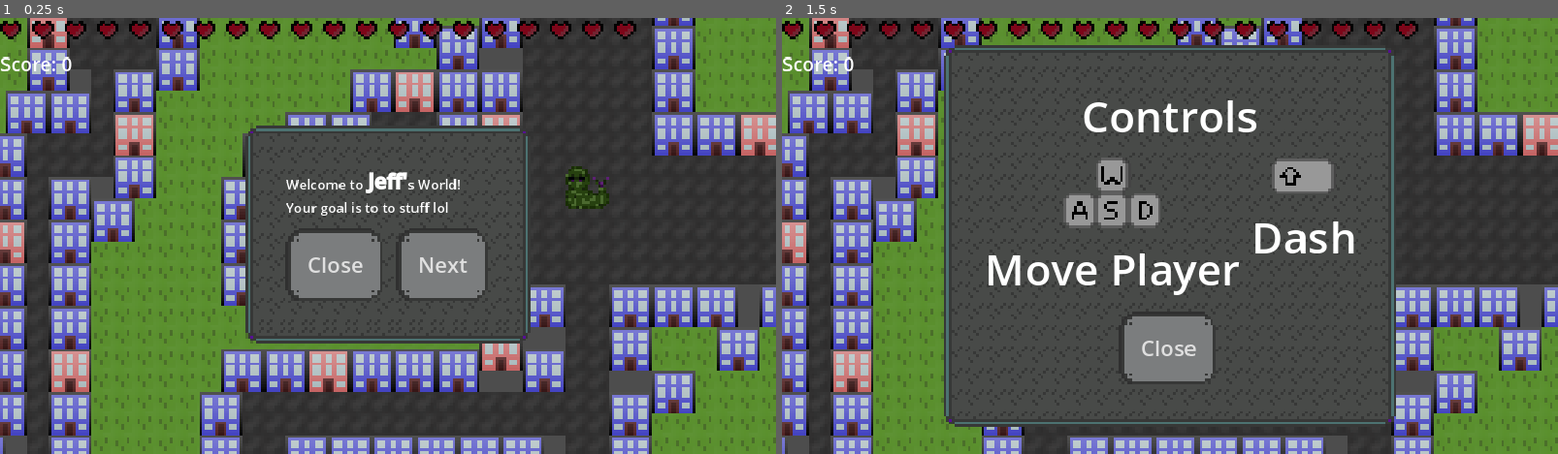
Above: before the commit, frames 1-2 (left to right).
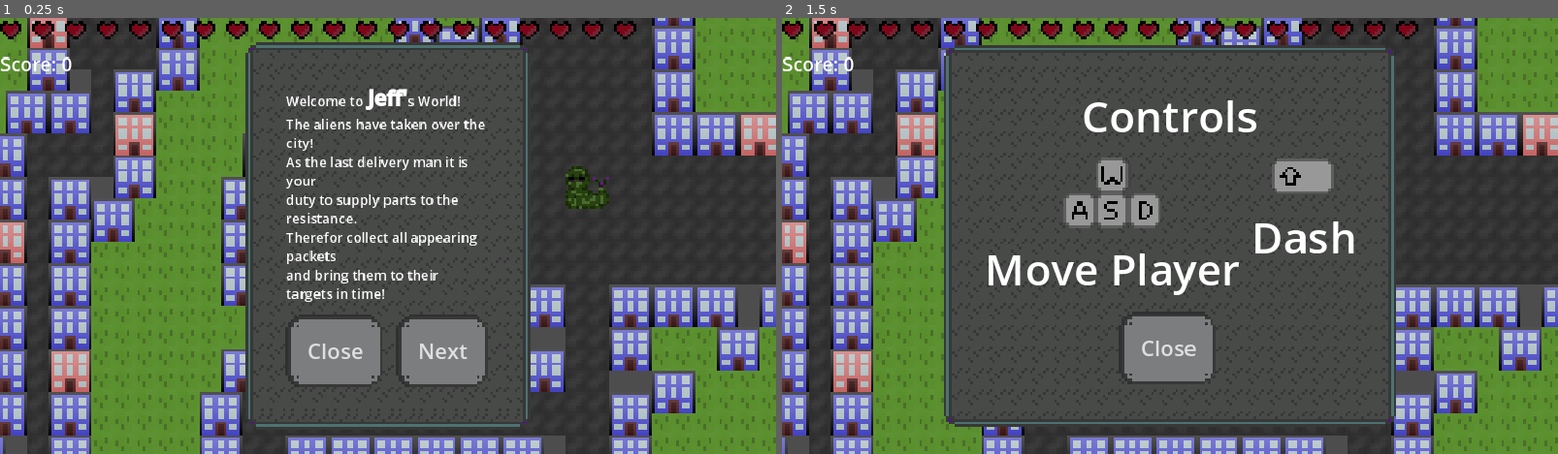
Above: after the commit, the same moments.

Repository: Lila-Kuhlt/Close-Encounters-of-the-Jeff-Kind
Game: Godot game, scene res://scenes/UI/TitleScreen.tscn
The game is run twice, just before and just after one commit, with the same random seed, the same clock (stepped at 60 frames per second) and the same inputs.
Inputs:
- Up to frame 1 (0.25 s): no input
- Up to frame 2 (1.5 s): click "Next" at 0.5 s; tap Enter at 1.25 s; hold D (right) from 1.28 s (still down); tap Space (dash) at 1.35 s

The runs differ from the first frame. In frame 1, 17% of the frame differs, in the area x 31-69%, y 5-94%; in frame 2, nothing differs.

Commit message:
Change tutorial text a bit

Diff:
--- a/godot/scenes/UI/UI.tscn
+++ b/godot/scenes/UI/UI.tscn
@@ -149,7 +149,11 @@
 theme_override_font_sizes/bold_italics_font_size = 8
 bbcode_enabled = true
 text = "Welcome to [b]Jeff'[/b]s World!
-Your goal is to to stuff lol"
+The aliens have taken over the city!
+As the last delivery man it is your
+duty to supply parts to the resistance.
+Therefor collect all appearing packets
+and bring them to their targets in time!"
 fit_content = true
 
 [node name="Page1" type="VBoxContainer" parent="Tutorial/PanelContainer/MarginContainer/VBoxContainer/Pages"]
